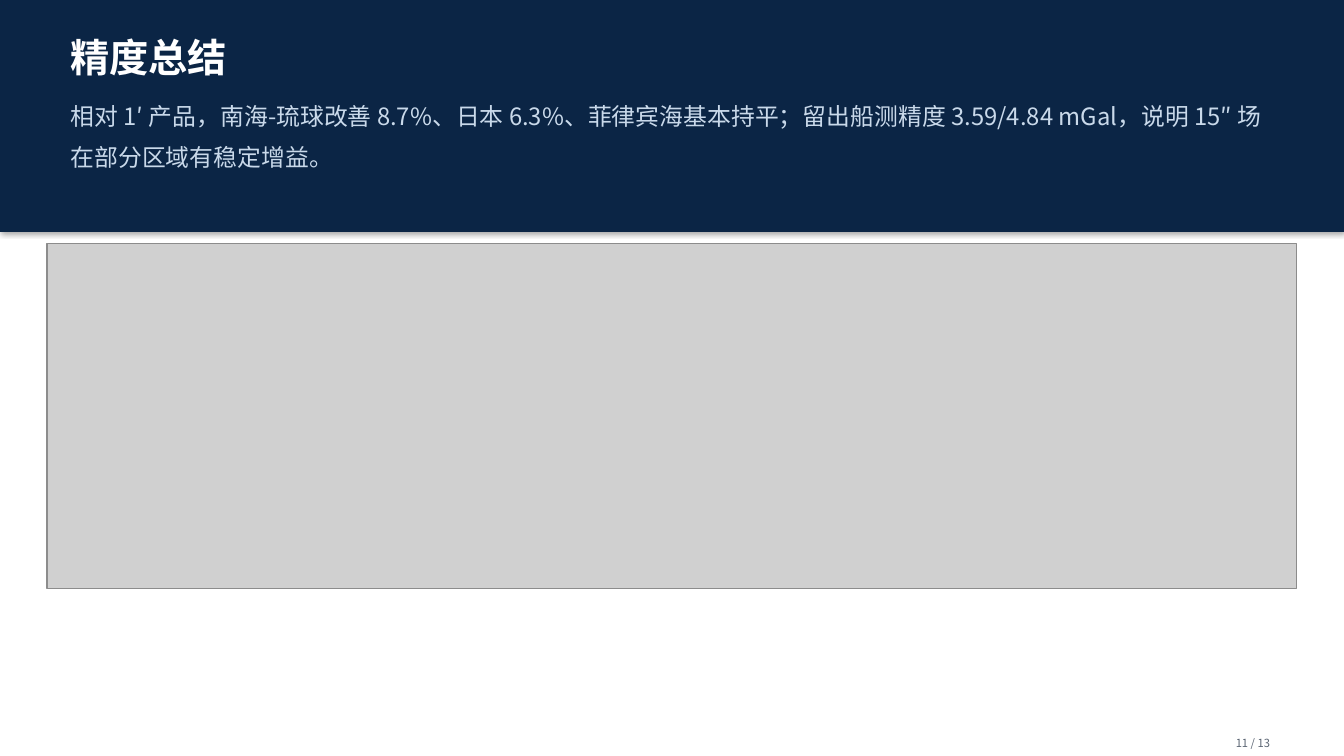
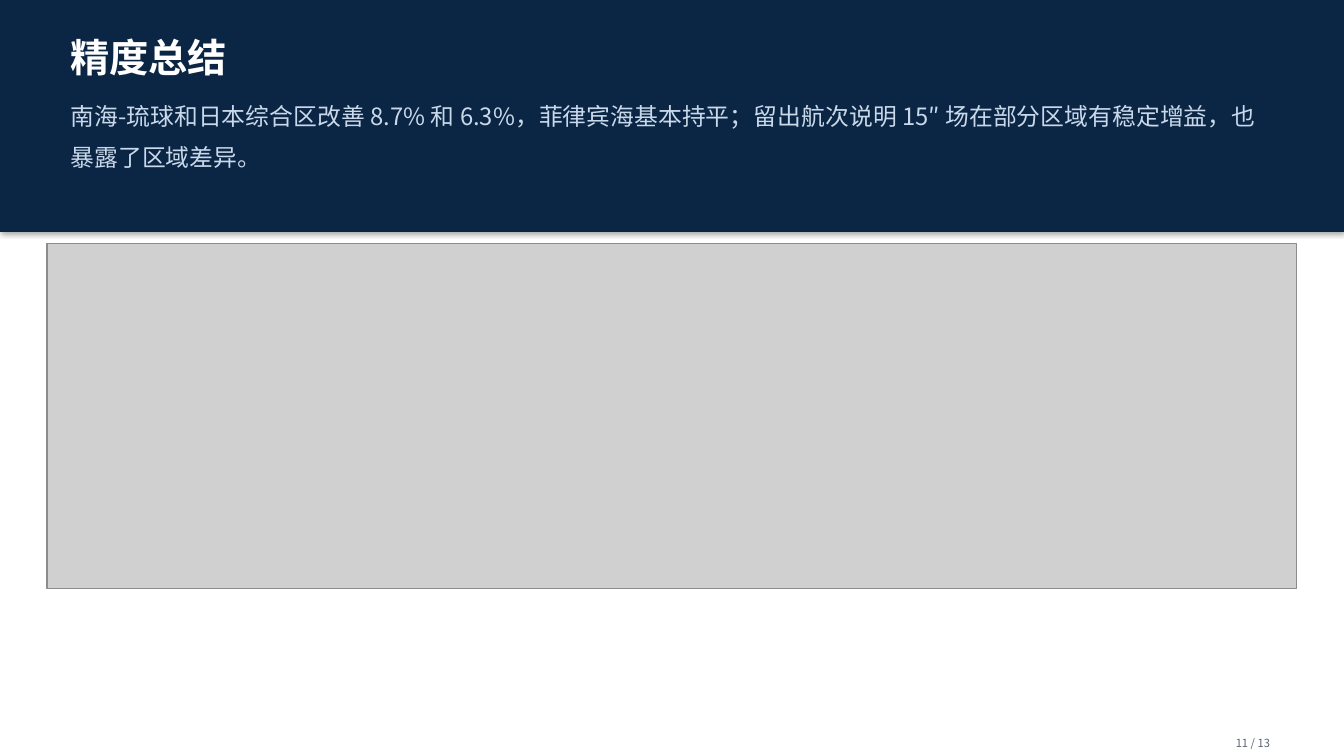
Before and after one commit to shuyunkai/kalman_gravity, a slide deck: slide 11 of ppt/汇报_新结构_13页.pptx. Drawn at 1344x756 pixels with LibreOffice and Linux fonts; fonts in the diff are those of the drawing; grey boxes stand for pictures. Boxes give left, top, right and bottom in pixels: in the first picture for what was removed or moved away, otherwise in the second. Text is boxed around its words. In the diff, an @@ line names an element or a change of style, - is before the commit and + after.

```diff
--- a/ppt/汇报_新结构_13页.pptx
+++ b/ppt/汇报_新结构_13页.pptx
@@ text at (71,105,1255,168): text changed @@
-相对 1′ 产品，南海-琉球改善 8.7%、日本 6.3%、菲律宾海基本持平；留出船测精度 3.59/4.84 mGal，说明 15″ 场在部分区域有稳定增益。
+南海-琉球和日本综合区改善 8.7% 和 6.3%，菲律宾海基本持平；留出航次说明 15″ 场在部分区域有稳定增益，也暴露了区域差异。
```
Also in this commit, not shown: 11 other slides changed, 1 other file.
